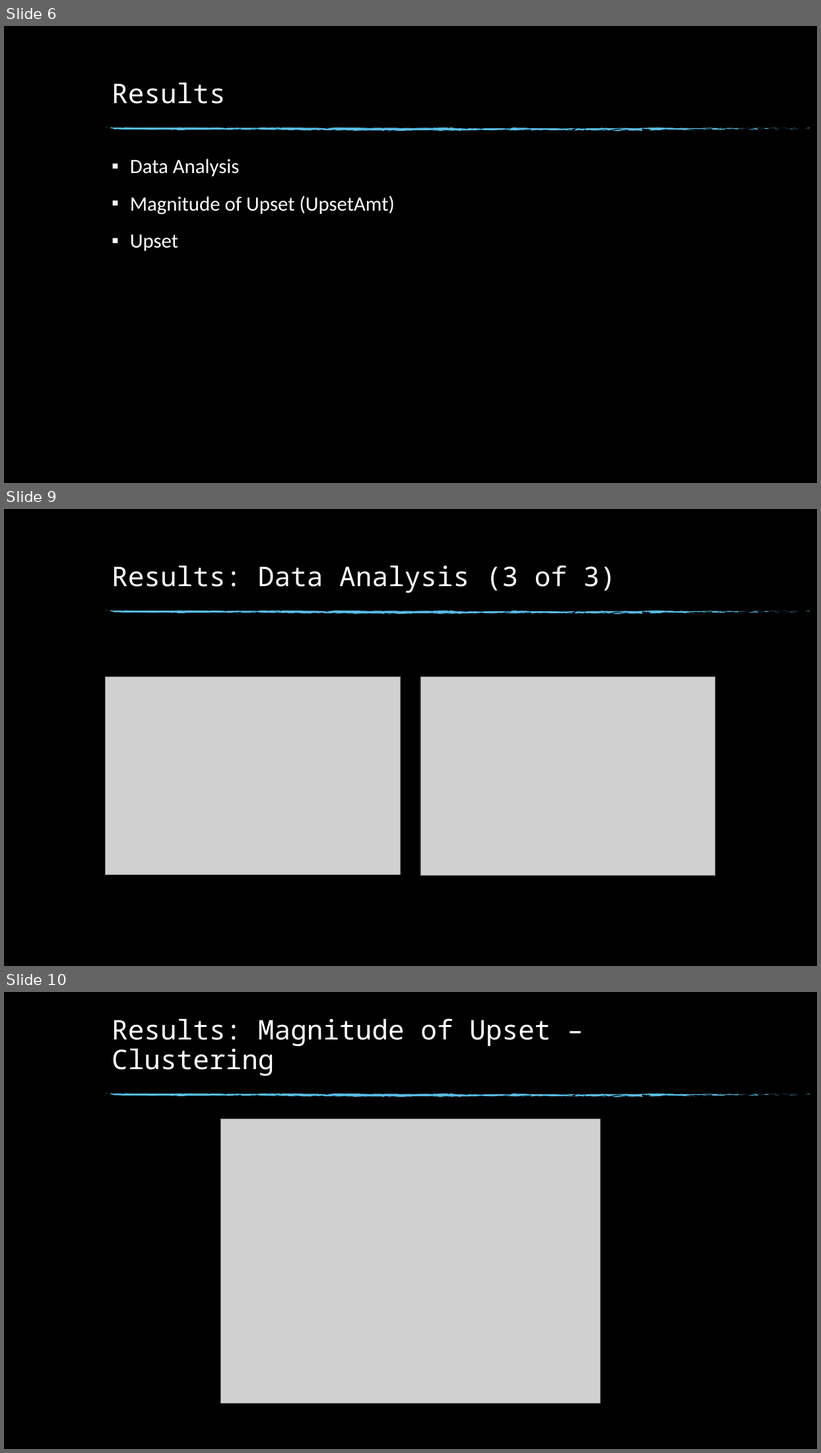
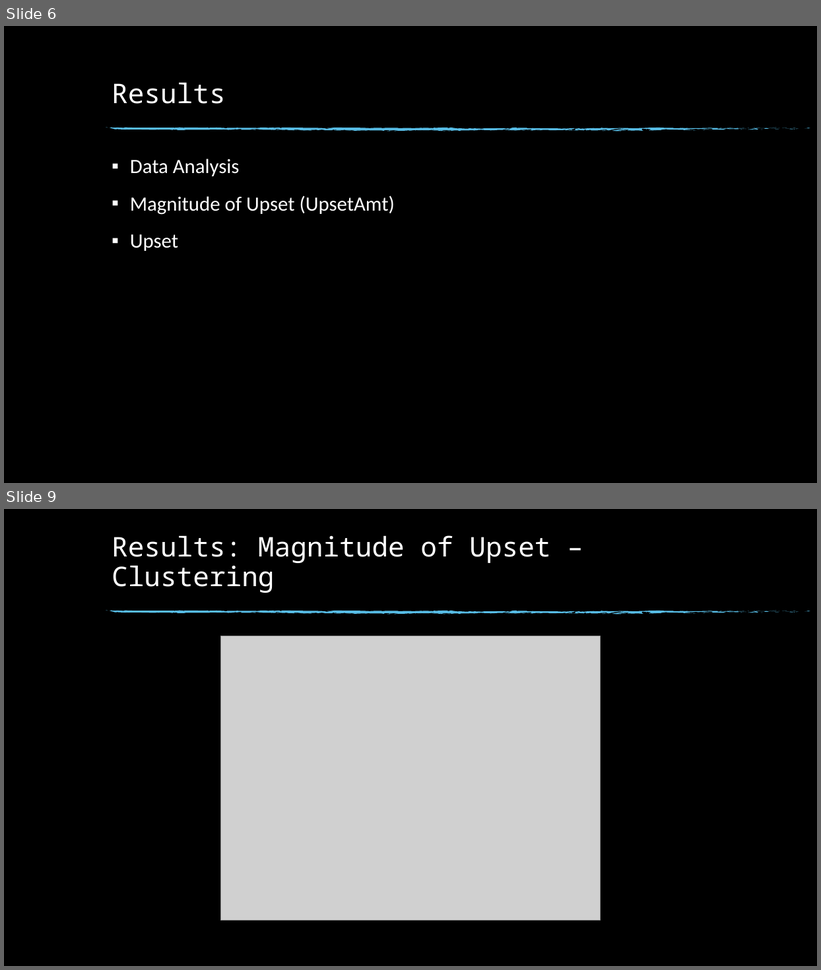
Before and after one commit to msnyde8/Graduate_Project-Upset_Potential, a slide deck: Upset Potential in the NFL.pptx. Shown one above the other, each under a label of ours: slides 6, 9 and 10 before the commit, slides 6 and 9 after it; the slides between them are not shown. The pictures are 821x1453 and 821x970 pixels, drawn with LibreOffice and Linux fonts; fonts in the diff are those of the drawing; grey boxes stand for pictures; background and template pictures are left out. Boxes give left, top, right and bottom in pixels: in the first picture for what was removed or moved away, otherwise in the second. Text is boxed around its words. In the diff, an @@ line names an element or a change of style, - is before the commit and + after.

```diff
--- a/Upset Potential in the NFL.pptx
+++ b/Upset Potential in the NFL.pptx
@@ slide 9 removed at bbox=[4, 509, 817, 966], background picture (left out); not listed: 74 template elements that a slide beside it also shows @@
@@ title removed at bbox=[112, 565, 616, 593] @@
-Results: Data Analysis (3 of 3)
@@ picture removed at bbox=[105, 677, 400, 875] @@
@@ picture removed at bbox=[420, 677, 715, 875] @@
@@ what was slide 10 is now slide 9 @@
```
Also in this commit, not shown: 6 slides changed, 2 other slides removed, 6 other files.
